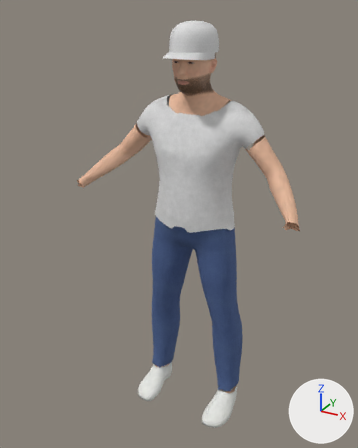
Two versions of the glTF model app/src/main/assets/game/models/people/rick.glb, one commit apart.
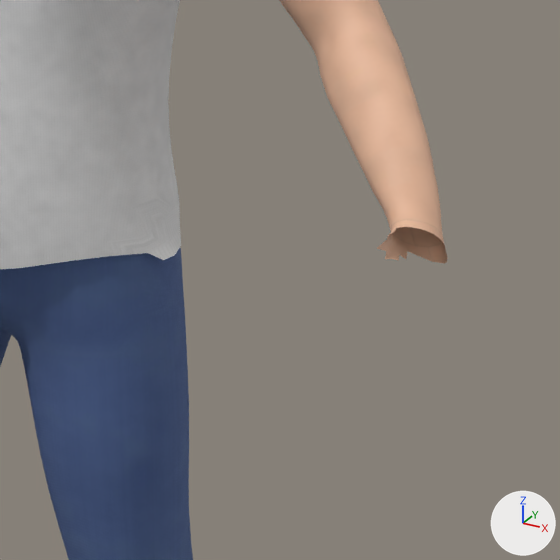
The first picture shows the older version from a 50 mm camera at (0.89, -1.787, 1.775) aimed at (-0.036, -0.103, 0.933). The close-ups show the older and then the newer version on the part from 53% to 91% of the width and 37% to 68% of the height of that picture. Only the edits that show in the close-ups are written down. Every picture has the same lights, and +X, +Y and +Z are marked at lower right. Vertices at exactly the same position are counted once.

The scene before the commit, as lines of its bpy script (objects in view):
```python
me_body = bpy.data.meshes.new('Body')
me_body.from_pydata(...)  # 5603 vertices, 10948 faces; spans x -0.5..0.5, y -0.23..0.07, z 0.04..1.7
me_body.materials.append(mat_skin)  # picture img_rick_skin
me_jeans = bpy.data.meshes.new('Jeans')
me_jeans.from_pydata(...)  # 964 vertices, 1848 faces; spans x -0.235..0.235, y -0.157..0.102, z 0.1..0.983
me_jeans.materials.append(mat_denim)
me_shirt = bpy.data.meshes.new('Shirt')
me_shirt.from_pydata(...)  # 953 vertices, 1812 faces; spans x -0.278..0.278, y -0.169..0.108, z 0.934..1.444
me_shirt.materials.append(mat_tee)
ob_body = bpy.data.objects.new('Body', me_body)
ob_body.location = (0.0, 0.0, 0.0)
ob_jeans = bpy.data.objects.new('Jeans', me_jeans)
ob_jeans.location = (0.0, 0.0, 0.0)
ob_shirt = bpy.data.objects.new('Shirt', me_shirt)
ob_shirt.location = (0.0, 0.0, 0.0)
```
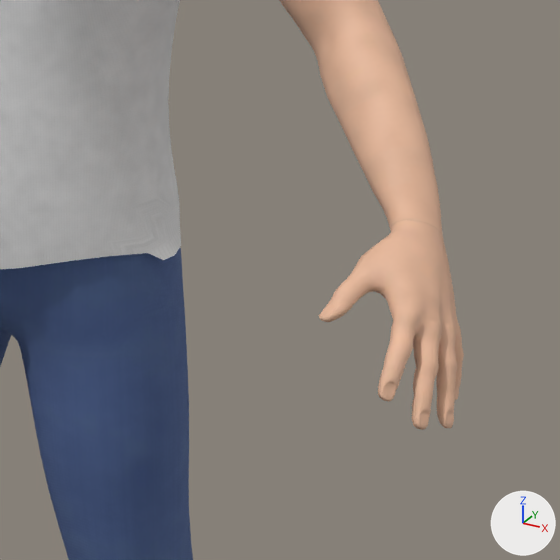
Pixel boxes (x1, y1, x2, y2) of what changed, in the close-ups (560 x 560 px):
'Body', reshaped: before (279, 0, 448, 263); after (279, 0, 464, 430)
part 1 of me_body, added (beige): after (319, 227, 464, 430)

The change, as a diff of the scene's bpy script:
```diff
--- a/app/src/main/assets/game/models/people/rick.glb.py
+++ b/app/src/main/assets/game/models/people/rick.glb.py
@@ me_body @@
 # used by ob_body; location = (0.0, 0.0, 0.0)
-me_body.from_pydata(...)  # 5603 vertices, 10948 faces; spans x -0.5..0.5, y -0.23..0.07, z 0.04..1.7
+me_body.from_pydata(...)  # 8701 vertices, 17192 faces; spans x -0.54..0.54, y -0.34..0.07, z 0.04..1.7
+# me_body part 1: 1549 vertices added at x 0.42..0.54, y -0.34..-0.19, z 0.95..1.09
+# other edits to the shape of me_body do not show in these pictures
 me_body.materials.append(mat_skin)
```
